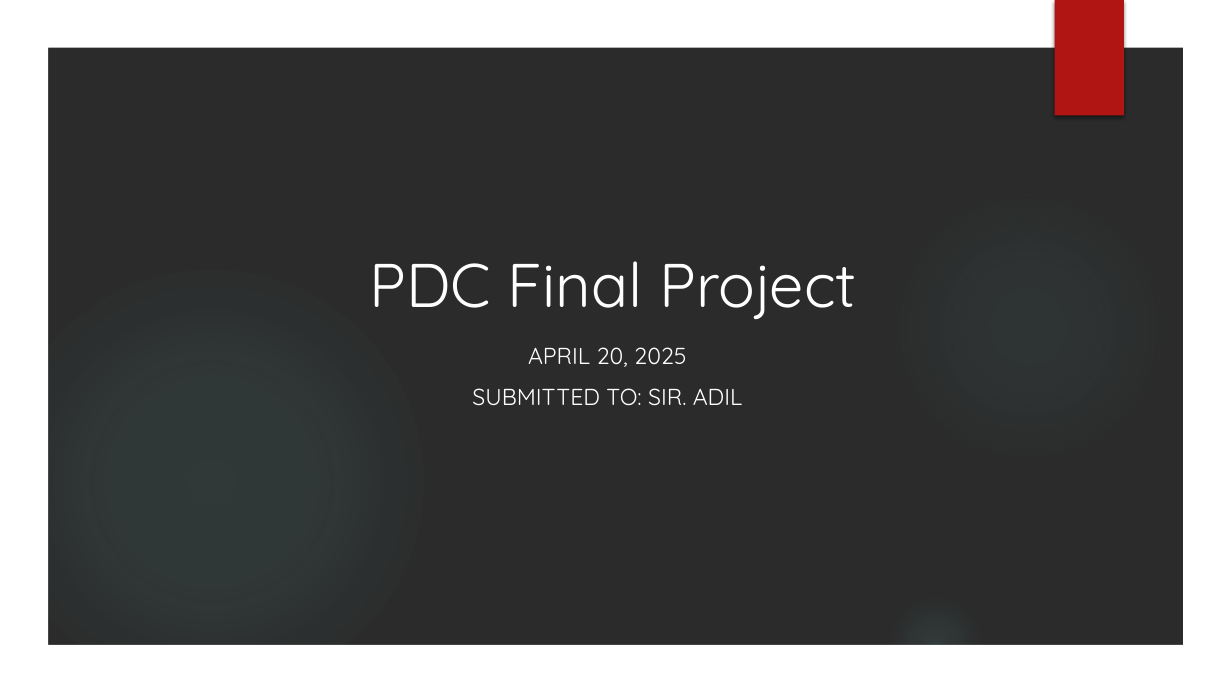
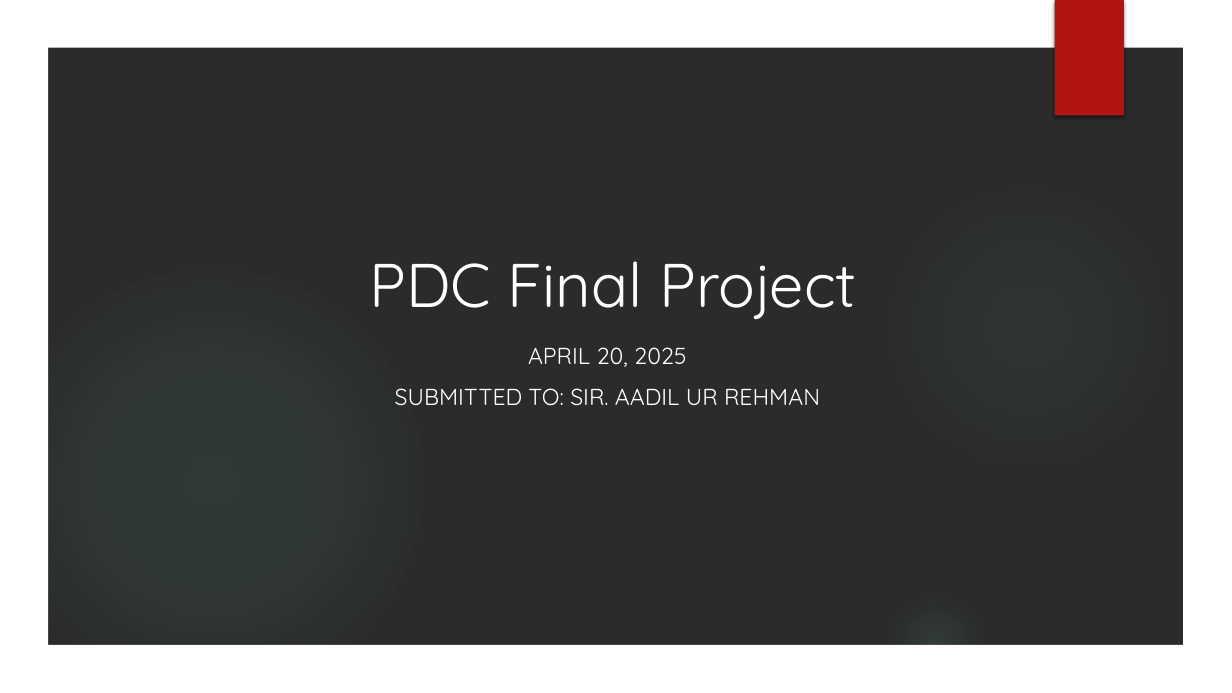
Before and after one commit to bilal-khawar/PDC_Project, a slide deck: slide 1 of slides/PDC_FinalProject.pptx. Drawn at 1232x693 pixels with LibreOffice and Linux fonts; fonts in the diff are those of the drawing; background and template pictures are left out; a plain dark background stands for a picture behind light text. Boxes give left, top, right and bottom in pixels: in the first picture for what was removed or moved away, otherwise in the second. Text is boxed around its words. In the diff, an @@ line names an element or a change of style, - is before the commit and + after.

```diff
--- a/slides/PDC_FinalProject.pptx
+++ b/slides/PDC_FinalProject.pptx
@@ subtitle at [395,388,820,406]: text changed @@
-SUBMITTED TO: SIR. ADIL
+SUBMITTED TO: SIR. AADIL UR REHMAN
```
Also in this commit, not shown: 3 other slides changed.
